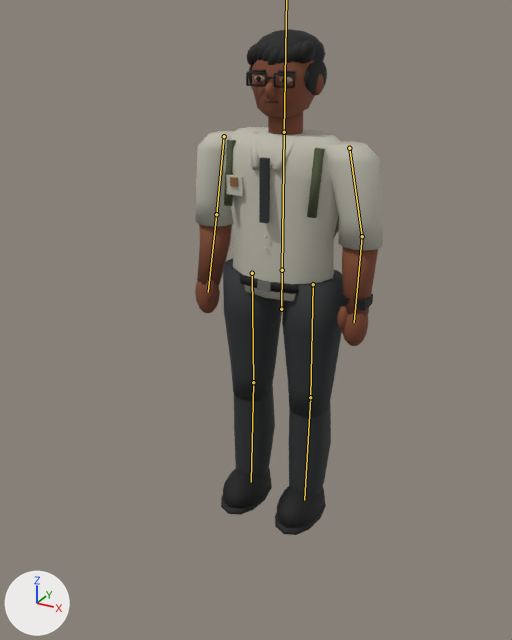
Renders of the glTF model assets/models/characters/reski_character.glb from each side of a commit.
The view is the same before and after, from a 50 mm camera at (1.001, -2.002, 1.76) aimed at (0.008, -0.196, 0.857). Lighting does not change. The marker at lower left points along +X, +Y and +Z. The first picture is the older version. The bones that bend it are drawn over the model as lines.

The first picture shows 'Seragam_dan_tubuh'.
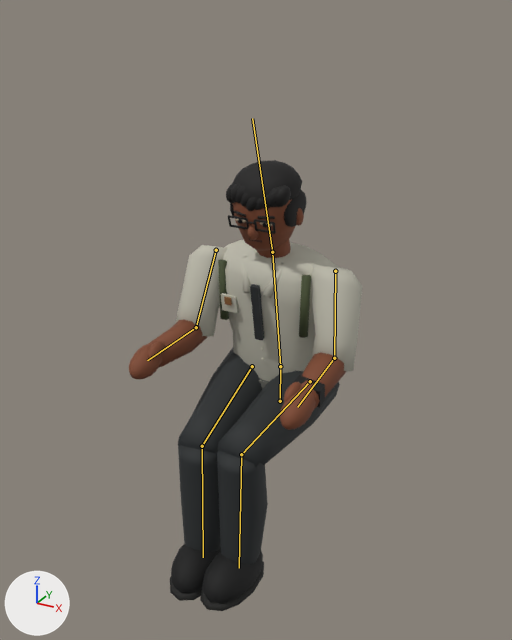
The newer file adds an action. The first version stands in its rest pose; the second is drawn at frame 0 of the action 'StandUp'.

Location of each change, (x1, y1, x2, y2) in pixels of the pictures (512 x 640 px):
'Seragam_dan_tubuh', posed (24% wider, 11% shorter)
    before: (195, 29, 383, 535)
    after: (129, 160, 362, 611)
bone 'Root', root to tip
    before: (281, 309) to (282, 270)
    after: (280, 401) to (280, 366)
bone 'Chest', root to tip
    before: (282, 270) to (284, 132)
    after: (280, 366) to (272, 252)
bone 'ArmL', root to tip
    before: (349, 148) to (362, 236)
    after: (335, 271) to (334, 358)
bone 'ForearmL', root to tip
    before: (362, 236) to (354, 322)
    after: (334, 358) to (297, 407)
bone 'ArmR', root to tip
    before: (224, 136) to (216, 214)
    after: (216, 250) to (196, 327)
bone 'ForearmR', root to tip
    before: (216, 214) to (208, 292)
    after: (196, 327) to (147, 360)
bone 'ThighL', root to tip
    before: (313, 284) to (310, 397)
    after: (310, 381) to (241, 454)
bone 'CalfL', root to tip
    before: (310, 397) to (304, 500)
    after: (241, 454) to (239, 568)
bone 'ThighR', root to tip
    before: (252, 273) to (253, 382)
    after: (252, 366) to (202, 446)
bone 'CalfR', root to tip
    before: (253, 382) to (251, 482)
    after: (202, 446) to (203, 557)

Edits to the bpy script that builds the scene:
```text
Change bone_root:
    where bone_root = bpy.data.objects['Karakter'].pose.bones['Root']
    bone_root.location: (0.0, 0.0, 0.0) -> (0.0, -0.36, 0.0)
Change bone_chest:
    where bone_chest = bpy.data.objects['Karakter'].pose.bones['Chest']  # child of 'Root'
    bone_chest.rotation_quaternion: (1.0, 0.0, 0.0, 0.0) -> (0.997, 0.078, 0.0, 0.0)  # degrees (0, 0, 0) -> degrees (9, 0, 0)
Change bone_head:
    where bone_head = bpy.data.objects['Karakter'].pose.bones['Head']  # child of 'Chest'
    bone_head.rotation_quaternion: (1.0, 0.0, 0.0, 0.0) -> (0.998, 0.07, 0.0, 0.0)  # degrees (0, 0, 0) -> degrees (8, 0, 0)
Change bone_arml:
    where bone_arml = bpy.data.objects['Karakter'].pose.bones['ArmL']  # child of 'Chest'
    bone_arml.rotation_quaternion: (1.0, 0.0, 0.0, 0.0) -> (0.974, -0.222, -0.043, -0.01)  # degrees (0, 0, 0) -> degrees (-26, -5, 0)
Change bone_forearml:
    where bone_forearml = bpy.data.objects['Karakter'].pose.bones['ForearmL']  # child of 'ArmL'
    bone_forearml.rotation_quaternion: (1.0, 0.0, 0.0, 0.0) -> (0.886, -0.461, -0.039, 0.006)  # degrees (0, 0, 0) -> degrees (-55, -4, 3)
Change bone_armr:
    where bone_armr = bpy.data.objects['Karakter'].pose.bones['ArmR']  # child of 'Chest'
    bone_armr.rotation_quaternion: (1.0, 0.0, 0.0, 0.0) -> (0.963, -0.263, 0.052, 0.017)  # degrees (0, 0, 0) -> degrees (-31, 6, 0)
Change bone_forearmr:
    where bone_forearmr = bpy.data.objects['Karakter'].pose.bones['ForearmR']  # child of 'ArmR'
    bone_forearmr.rotation_quaternion: (1.0, 0.0, 0.0, 0.0) -> (0.882, -0.469, 0.045, -0.013)  # degrees (0, 0, 0) -> degrees (-56, 4, -4)
Change bone_thighl:
    where bone_thighl = bpy.data.objects['Karakter'].pose.bones['ThighL']  # child of 'Root'
    bone_thighl.rotation_quaternion: (1.0, 0.0, 0.0, 0.0) -> (0.743, -0.669, 0.027, 0.023)  # degrees (0, 0, 0) -> degrees (-84, 4, 0)
Change bone_calfl:
    where bone_calfl = bpy.data.objects['Karakter'].pose.bones['CalfL']  # child of 'ThighL'
    bone_calfl.rotation_quaternion: (1.0, 0.0, 0.0, 0.0) -> (0.743, 0.669, 0.0, 0.0)  # degrees (0, 0, 0) -> degrees (84, 0, 0)
Change bone_thighr:
    where bone_thighr = bpy.data.objects['Karakter'].pose.bones['ThighR']  # child of 'Root'
    bone_thighr.rotation_quaternion: (1.0, 0.0, 0.0, 0.0) -> (0.759, -0.648, -0.048, -0.038)  # degrees (0, 0, 0) -> degrees (-81, -7, 0)
Change bone_calfr:
    where bone_calfr = bpy.data.objects['Karakter'].pose.bones['CalfR']  # child of 'ThighR'
    bone_calfr.rotation_quaternion: (1.0, 0.0, 0.0, 0.0) -> (0.76, 0.649, 0.0, 0.0)  # degrees (0, 0, 0) -> degrees (81, 0, 0)
```
